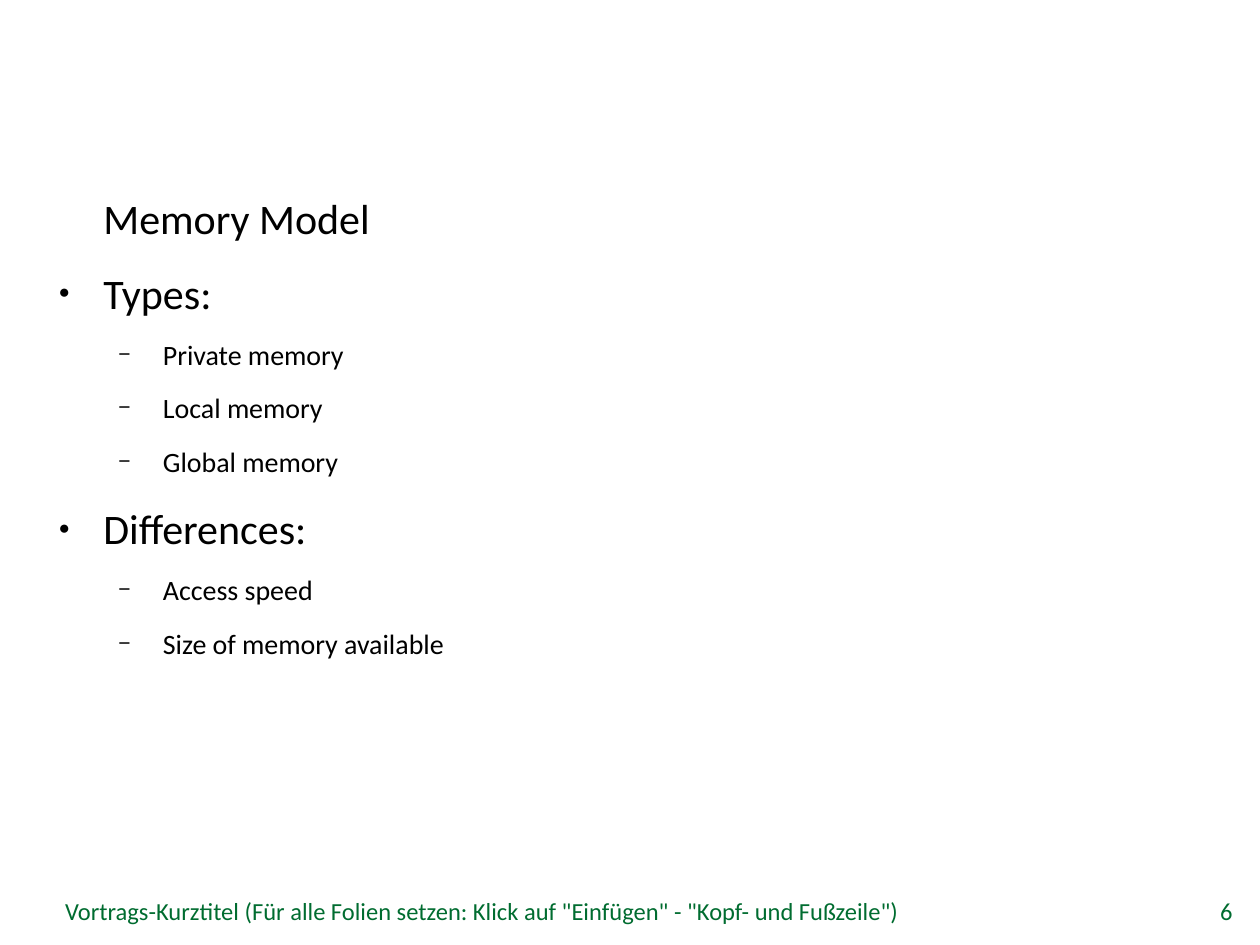
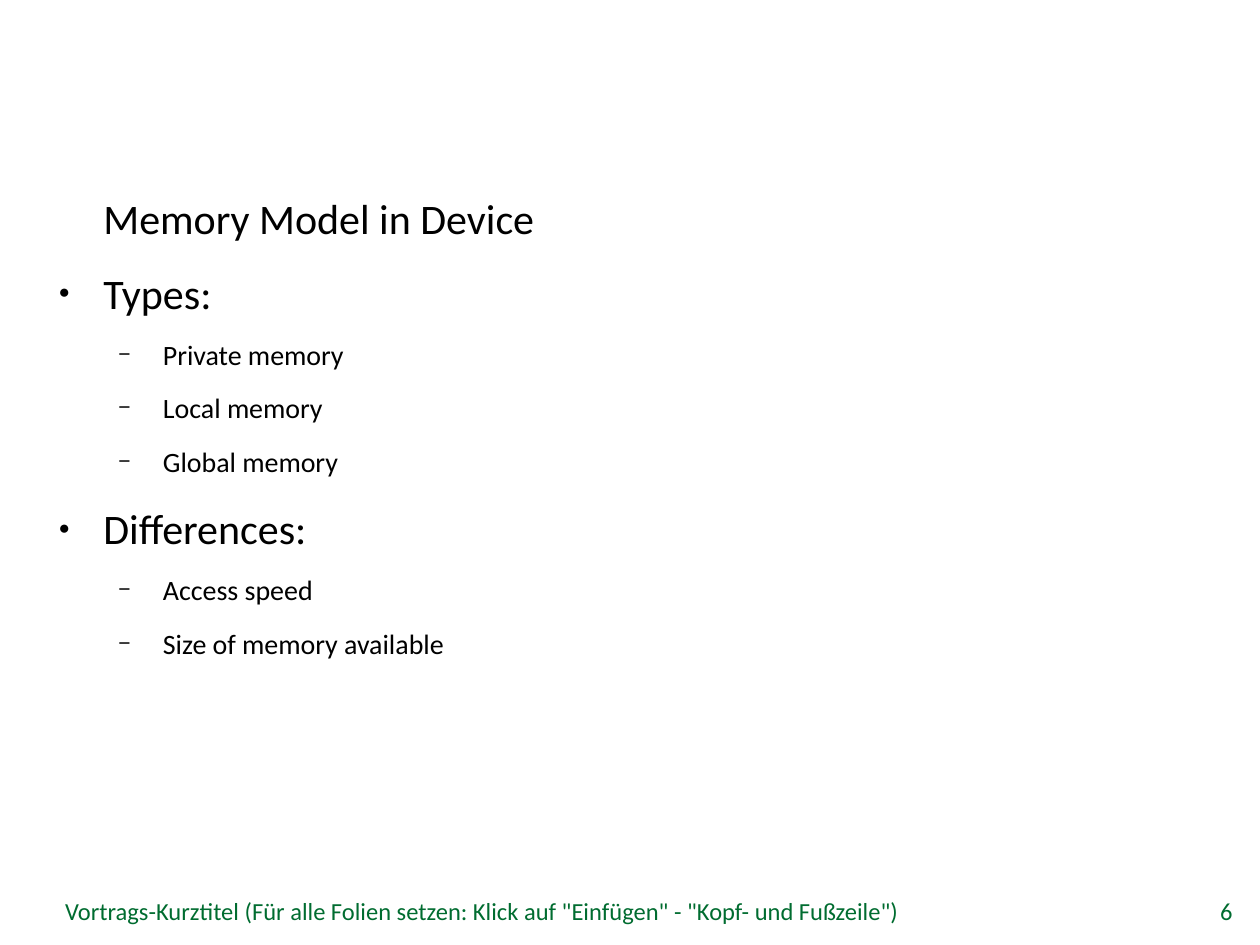
Before and after one commit to tuanpham91/OpenCLBA, a slide deck: slide 6 of Bachelor Thesis.odp. Drawn at 1260x945 pixels with LibreOffice and Linux fonts; fonts in the diff are those of the drawing; background and template pictures are left out. Boxes give left, top, right and bottom in pixels: in the first picture for what was removed or moved away, otherwise in the second. Text is boxed around its words. In the diff, an @@ line names an element or a change of style, - is before the commit and + after.

```diff
--- a/Bachelor Thesis.odp
+++ b/Bachelor Thesis.odp
@@ text at bbox=[103, 204, 534, 241]: text changed @@
-Memory Model
+Memory Model in Device
```
Also in this commit, not shown: 6 other slides changed, 1 slide added, 1 slide removed, 2 other files.
